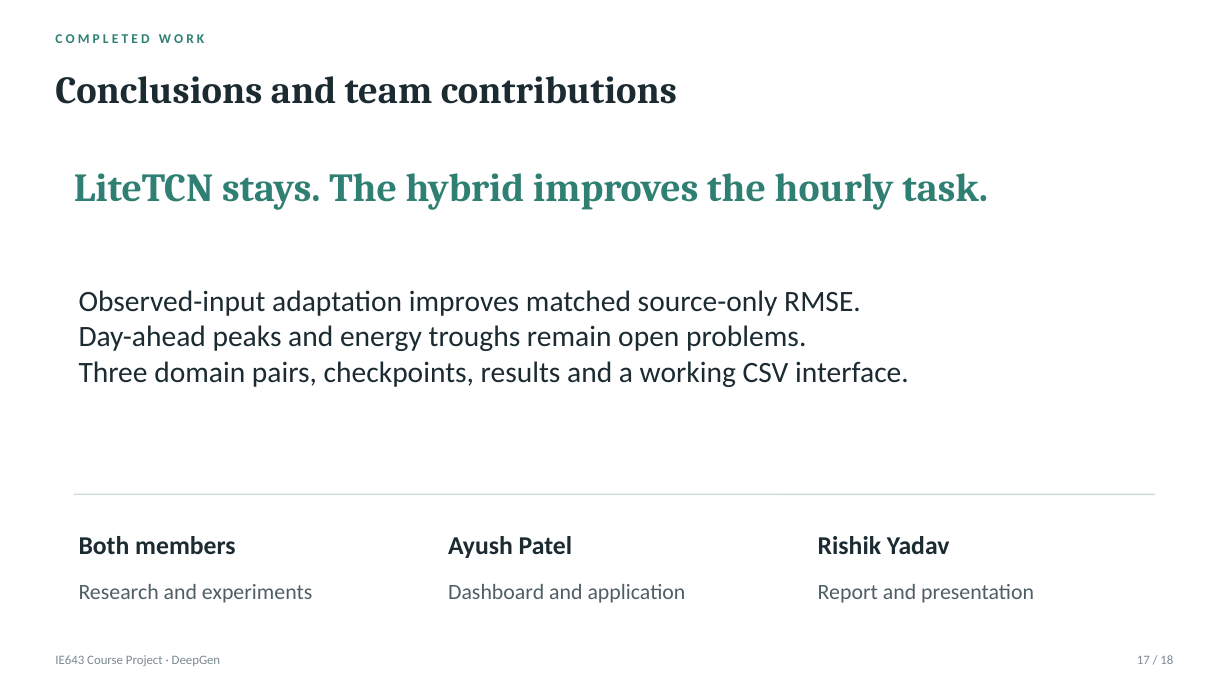
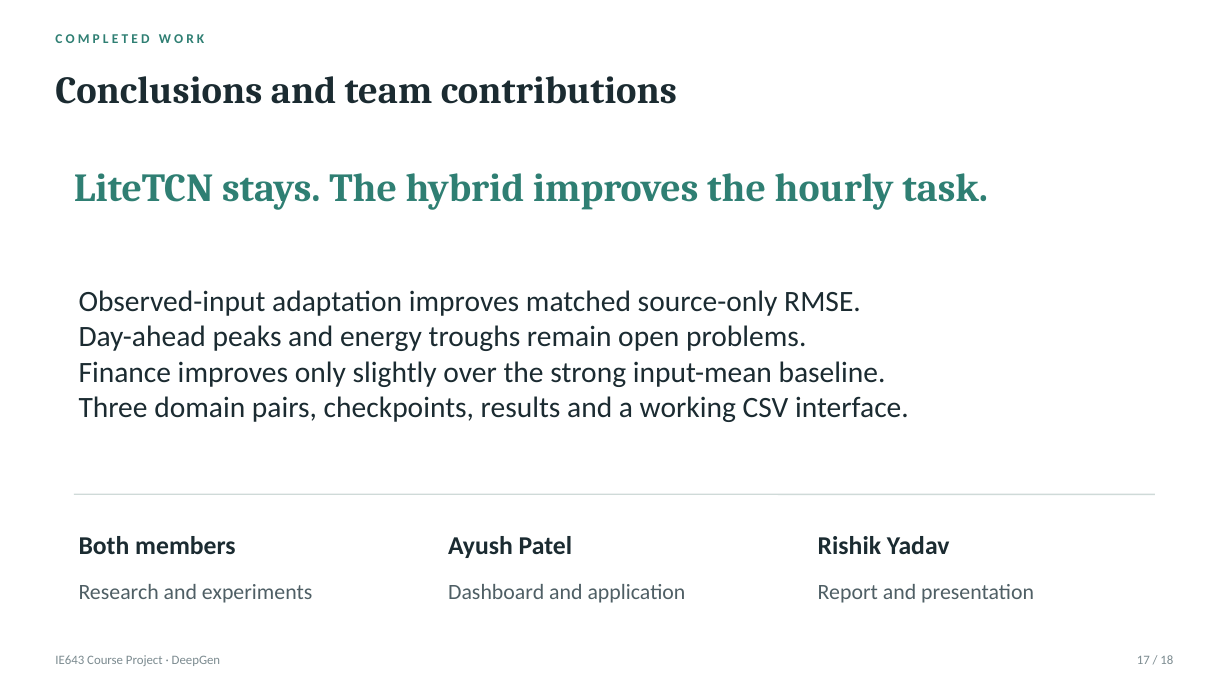
Before and after one commit to Ayush20990/ie643-project, a slide deck: slide 17 of presentation/intensive/IE643_Intensive_Assessment.pptx. Drawn at 1232x693 pixels with LibreOffice and Linux fonts; fonts in the diff are those of the drawing; background and template pictures are left out. Boxes give left, top, right and bottom in pixels: in the first picture for what was removed or moved away, otherwise in the second. Text is boxed around its words. In the diff, an @@ line names an element or a change of style, - is before the commit and + after.

Commit message:
Give finance dedicated assessment results with forecast plots and honest baselines

```diff
--- a/presentation/intensive/IE643_Intensive_Assessment.pptx
+++ b/presentation/intensive/IE643_Intensive_Assessment.pptx
@@ text at (x1=79, y1=361, x2=886, y2=387): paragraph added @@
+Finance improves only slightly over the strong input-mean baseline.
```
Also in this commit, not shown: 3 other slides changed, 1 slide added, 1 slide removed, 12 other files.
